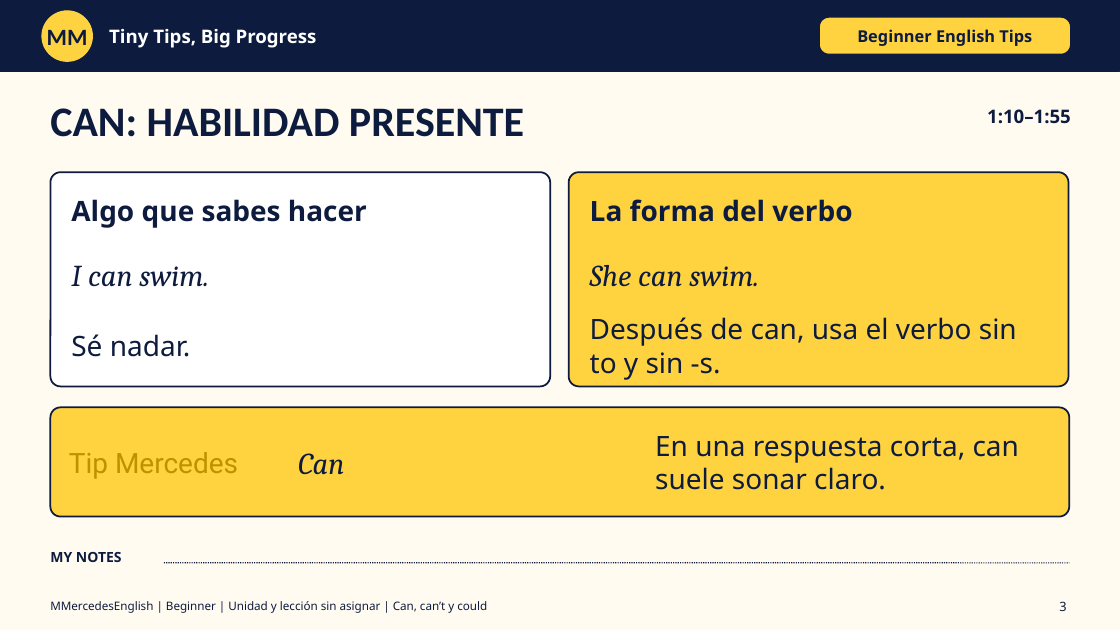
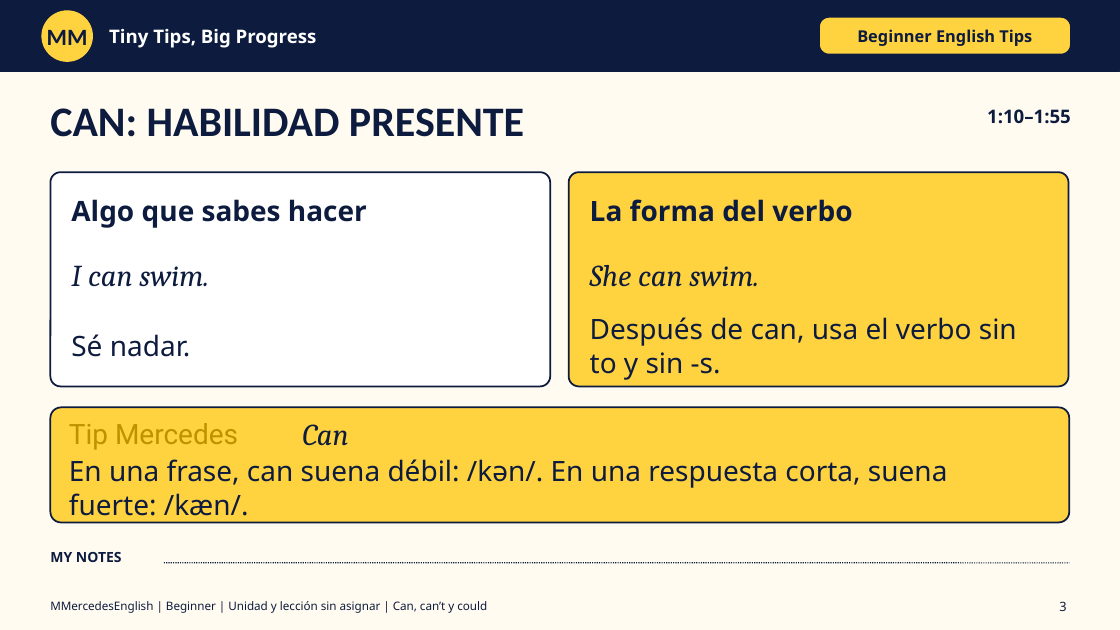
Before and after one commit to marraiz2024-lgtm/marraiz2024-lgtm.github.io, a slide deck: slide 3 of microclase-can-cant-could.pptx. Drawn at 1120x630 pixels with LibreOffice and Linux fonts; fonts in the diff are those of the drawing. Boxes give left, top, right and bottom in pixels: in the first picture for what was removed or moved away, otherwise in the second. Text is boxed around its words. In the diff, an @@ line names an element or a change of style, - is before the commit and + after.

```diff
--- a/microclase-can-cant-could.pptx
+++ b/microclase-can-cant-could.pptx
@@ rounded rectangle: place and size @@
-rounded rectangle at box(50, 408, 1070, 517)
+rounded rectangle at box(50, 408, 1070, 523)
@@ text "Tip Mercedes": place and size @@
-text "Tip Mercedes" at box(69, 452, 238, 479)
+text "Tip Mercedes" at box(69, 423, 238, 450)
@@ text "Can": place and size @@
-text "Can" at box(298, 453, 344, 475)
+text "Can" at box(302, 424, 348, 446)
@@ text at box(69, 459, 948, 522): text changed @@
-En una respuesta corta, can suele sonar claro.
+En una frase, can suena débil: /kən/. En una respuesta corta, suena fuerte: /kæn/.
```
Also in this commit, not shown: 1 other slide changed, 1 other file.
